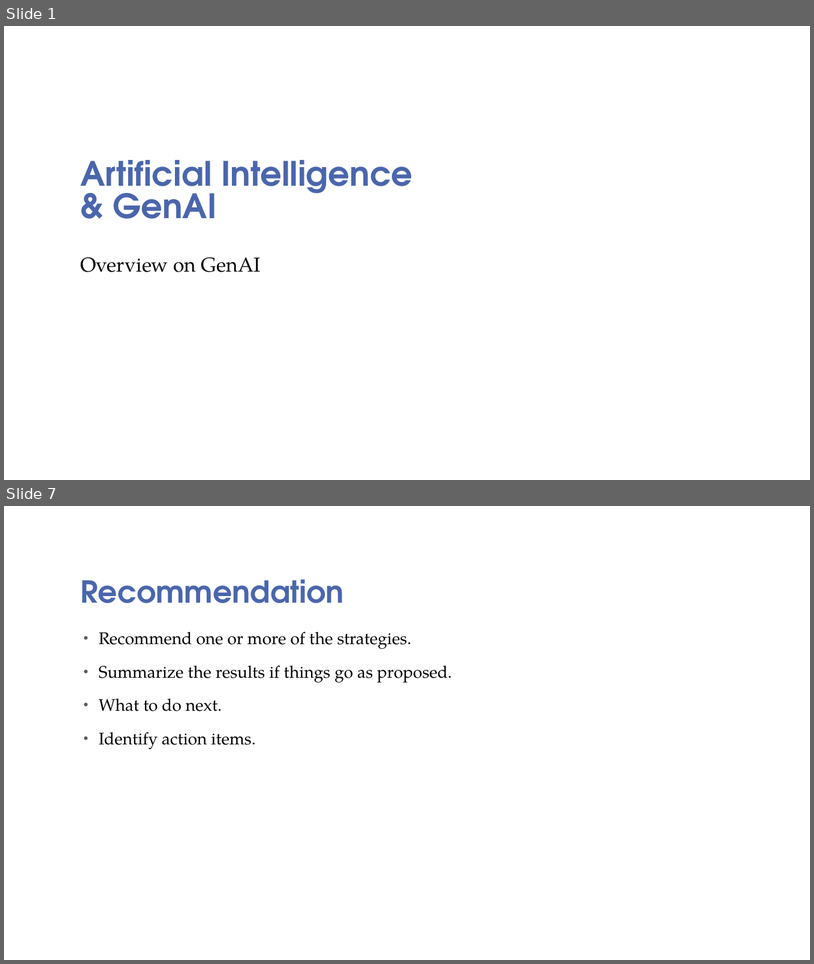
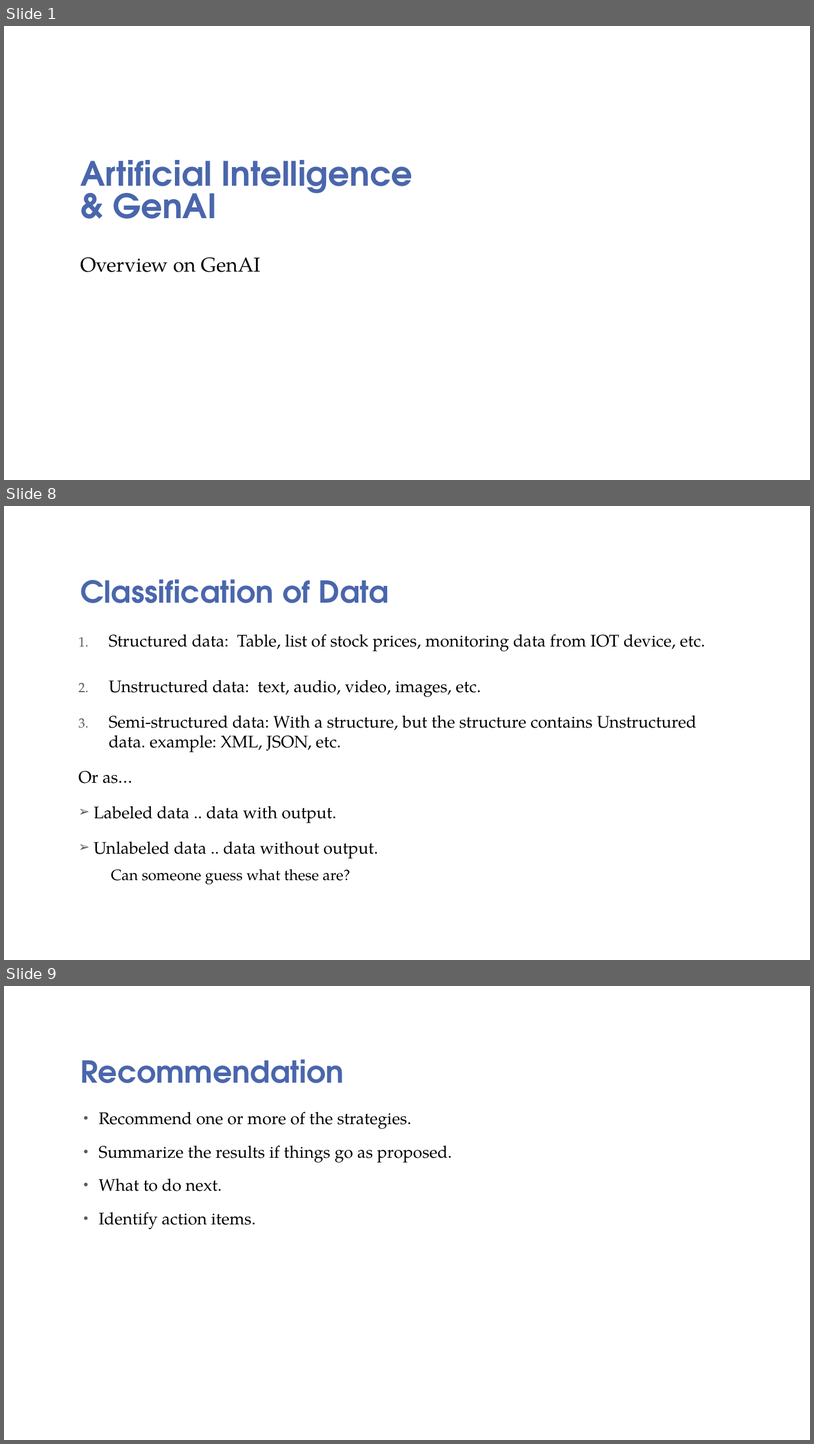
Before and after one commit to sswamyn/aiml_notes, a slide deck: AI_ML-GenAI-an-Overview-Q12024.pptx. Shown one above the other, each under a label of ours: slides 1 and 7 before the commit, slides 1, 8 and 9 after it; the slides between them are not shown. The pictures are 814x964 and 814x1444 pixels, drawn with LibreOffice and Linux fonts; fonts in the diff are those of the drawing; background and template pictures are left out. Boxes give left, top, right and bottom in pixels: in the first picture for what was removed or moved away, otherwise in the second. Text is boxed around its words. In the diff, an @@ line names an element or a change of style, - is before the commit and + after.

```diff
--- a/AI_ML-GenAI-an-Overview-Q12024.pptx
+++ b/AI_ML-GenAI-an-Overview-Q12024.pptx
@@ slide 8 added at box(4, 506, 810, 960), background picture (left out) @@
@@ title added at box(81, 579, 389, 603), 36 pt, text #4A66AC, bold @@
+Classification of Data
@@ text added at box(78, 634, 705, 884), 20 pt, text #000000 @@
+1. Structured data: Table, list of stock prices, monitoring data from IOT device, etc.
+2. Unstructured data: text, audio, video, images, etc.
+3. Semi-structured data: With a structure, but the structure contains Unstructured data. example: XML, JSON, etc.
+Or as…
+➢ Labeled data .. data with output.
+➢ Unlabeled data .. data without output.
+  Can someone guess what these are?
@@ what was slide 7 is now slide 9 @@
```
Also in this commit, not shown: 2 slides changed, 7 other slides added, 3 slides removed, 4 other files.
